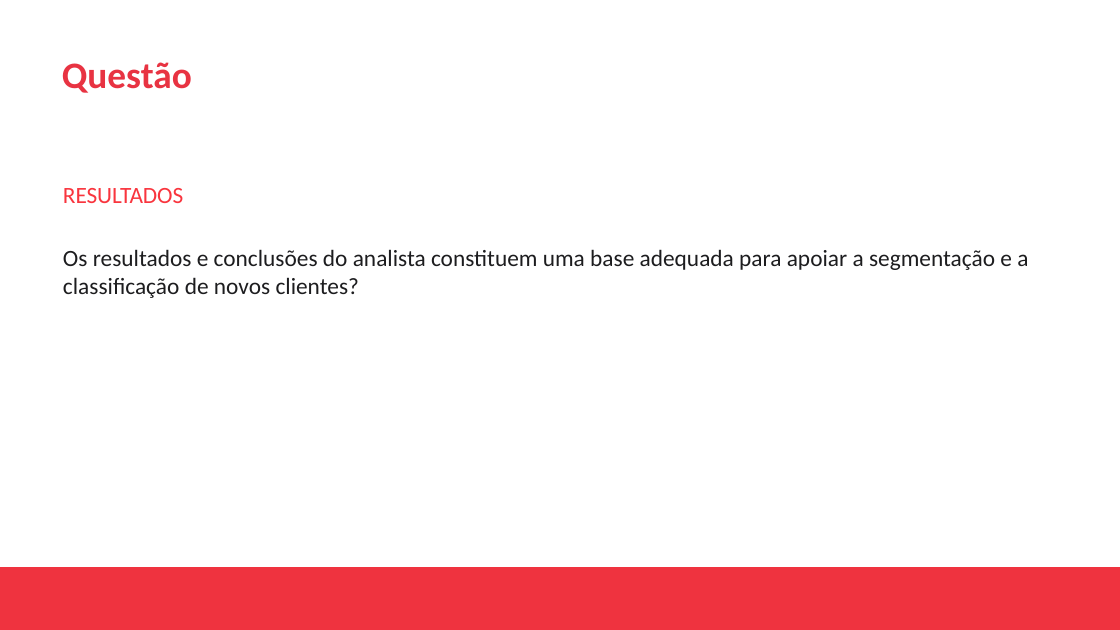
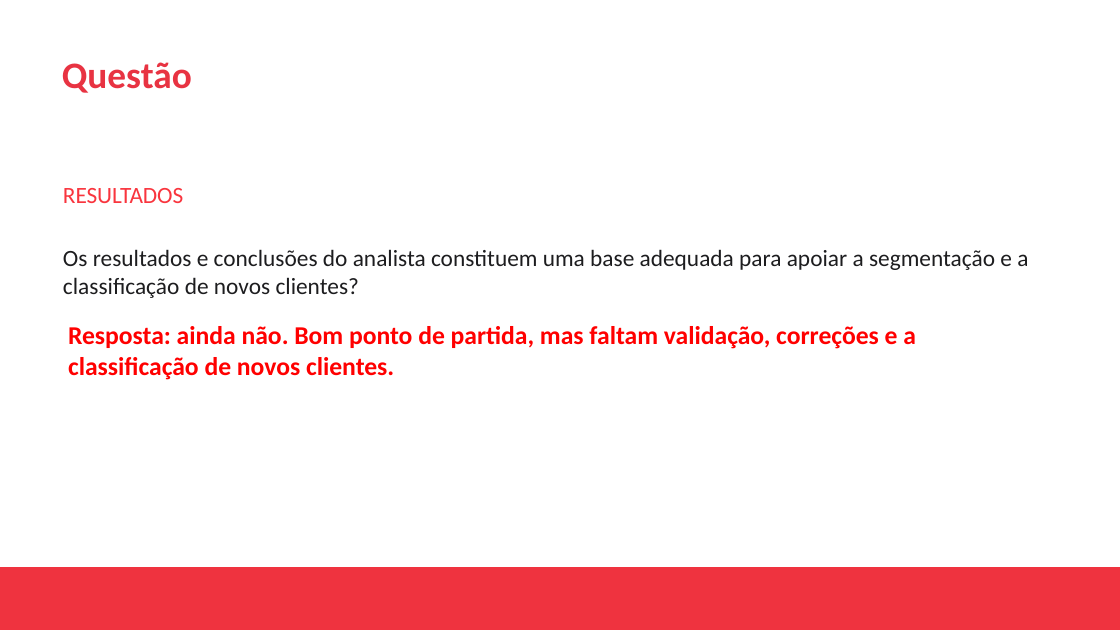
Before and after one commit to marcoluzmartins/claimsSettlement, a slide deck: slide 2 of trabalho_analise_dados/Apresentacao_com_notas.pptx. Drawn at 1120x630 pixels with LibreOffice and Linux fonts; fonts in the diff are those of the drawing; background and template pictures are left out. Boxes give left, top, right and bottom in pixels: in the first picture for what was removed or moved away, otherwise in the second. Text is boxed around its words. In the diff, an @@ line names an element or a change of style, - is before the commit and + after.

```diff
--- a/trabalho_analise_dados/Apresentacao_com_notas.pptx
+++ b/trabalho_analise_dados/Apresentacao_com_notas.pptx
@@ text added at (68,326,916,380), 22 pt, text #FF0000, bold @@
+Resposta: ainda não. Bom ponto de partida, mas faltam validação, correções e a classificação de novos clientes.
```
Also in this commit, not shown: 2 other slides changed, 1 slide added, 1 slide removed, 1 other file.
